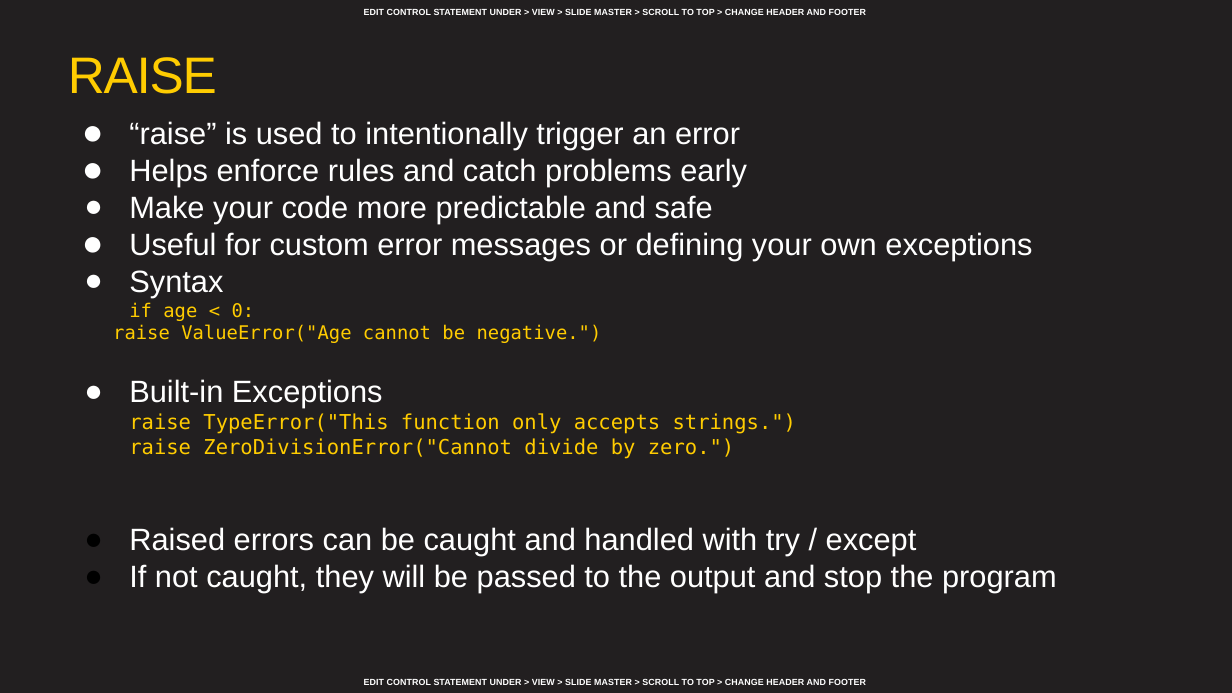
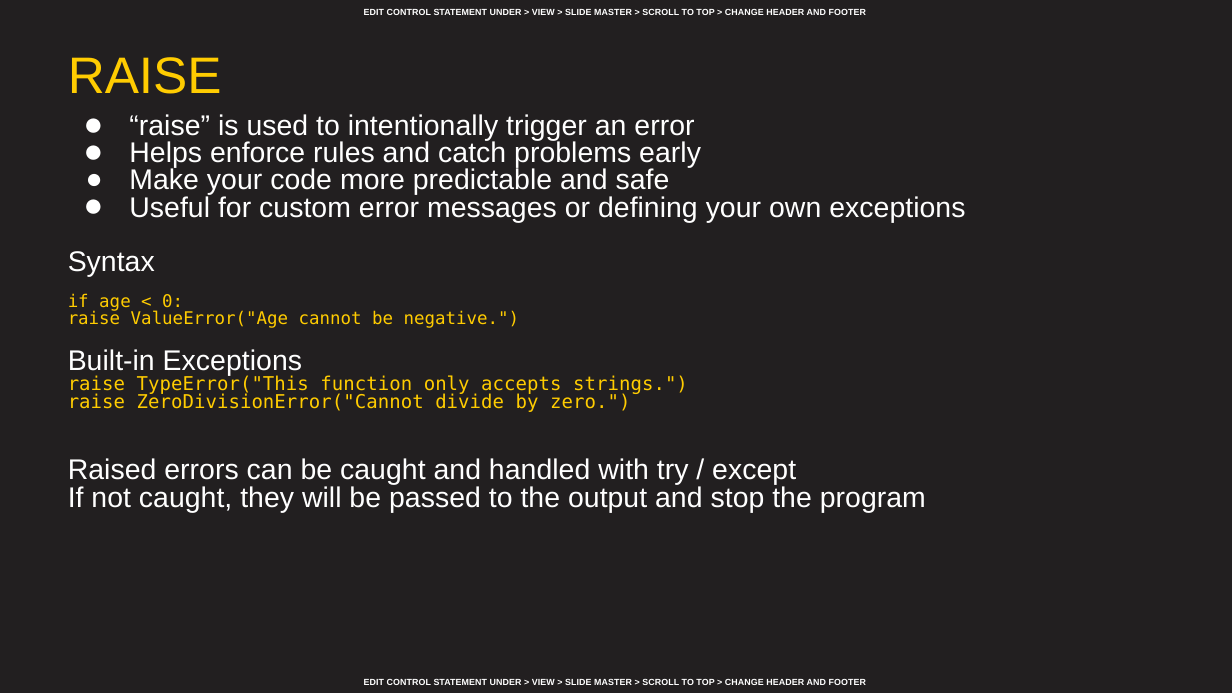
Before and after one commit to AFC-AI2C/summer-course, a slide deck: slide 23 of Python/Lesson 02 - Conditional Statements and Error Handling/Lesson 02 - Conditional Statements, Loops, and Error Handling.pptx. Drawn at 1232x693 pixels with LibreOffice and Linux fonts; fonts in the diff are those of the drawing; background and template pictures are left out. Boxes give left, top, right and bottom in pixels: in the first picture for what was removed or moved away, otherwise in the second. Text is boxed around its words. In the diff, an @@ line names an element or a change of style, - is before the commit and + after.

```diff
--- a/Python/Lesson 02 - Conditional Statements and Error Handling/Lesson 02 - Conditional Statements, Loops, and Error Handling.pptx
+++ b/Python/Lesson 02 - Conditional Statements and Error Handling/Lesson 02 - Conditional Statements, Loops, and Error Handling.pptx
@@ title "RAISE" at (68, 57, 222, 94): letter spacing -0.8 to 0 pt @@
@@ text "“raise” is used to intentionally ..." at (68, 114, 965, 513): size 18 to 16.6 pt in "“raise” is used to intentionally trigger an ...", "Helps enforce rules and catch problems early", "Make your code more predictable and safe", "Useful for custom error messages or defining ..." and 4 more places; size 11 to 10.2 pt in "if age < 0:", "raise ValueError("Age cannot be negative.")"; size 12 to 11.1 pt in "raise TypeError("This function only accepts strings.")", "raise ZeroDivisionError("Cannot divide by zero.")"; indent changed; line spacing 1 to 0.8; bullet ● to none @@
```
Also in this commit, not shown: 23 other slides changed.
